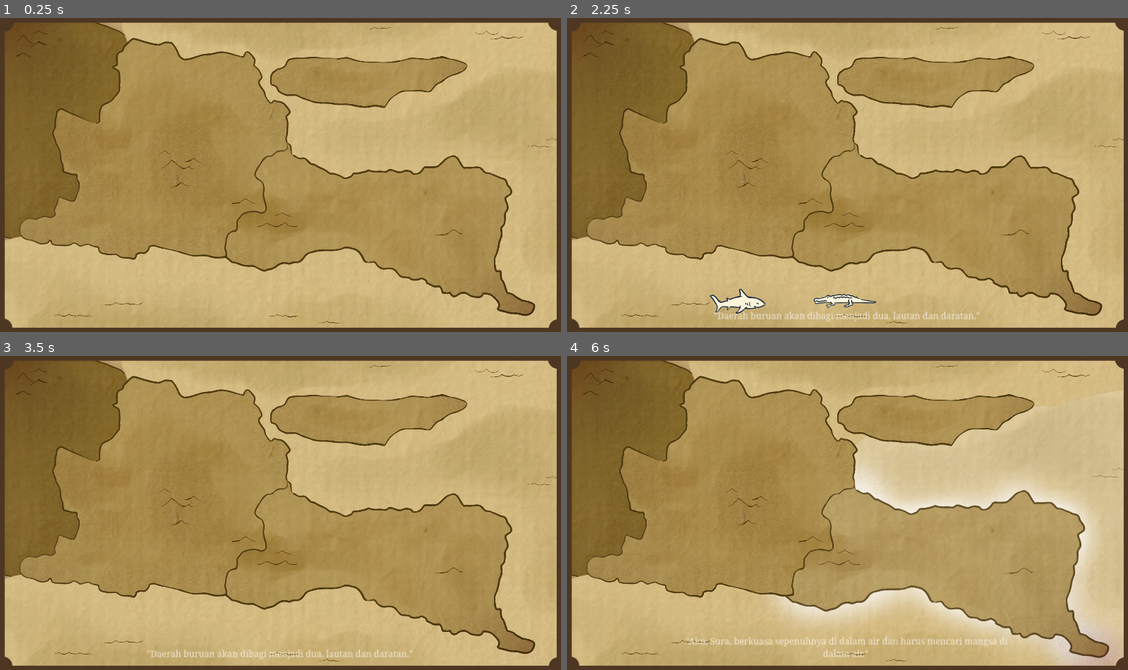
Above: before the commit, frames 1-4 (two rows, left to right).
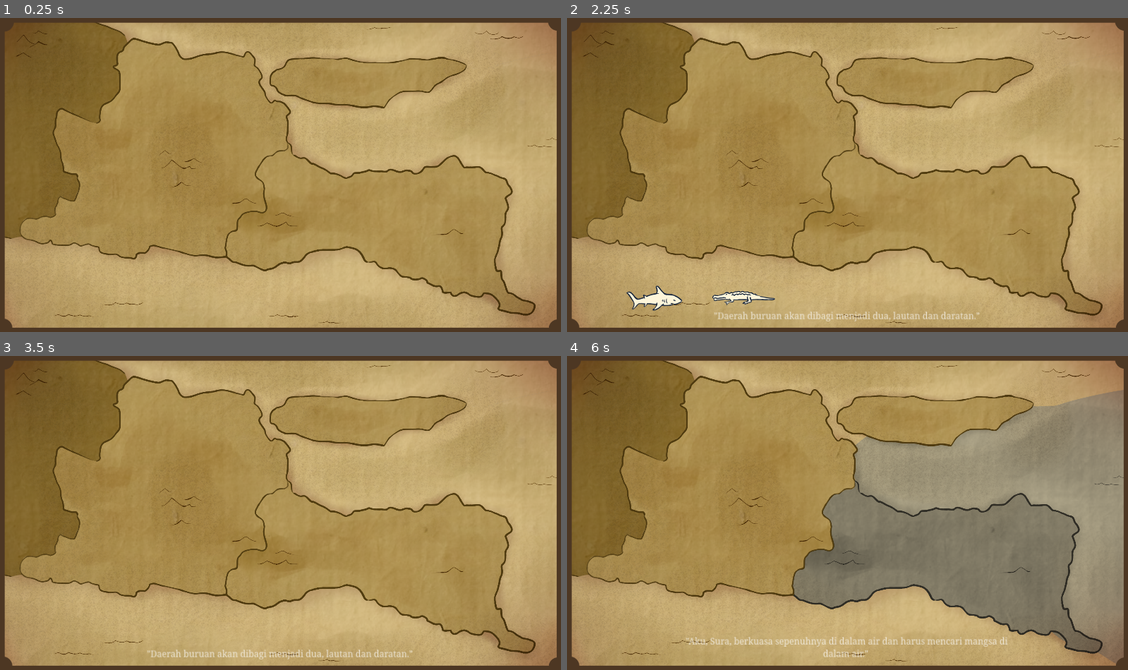
Above: after the commit, the same moments.

Repository: istamarahsan/youma-gemastik-2023
Game: Godot game, scene res://levels/level-3/level_3.tscn
Same seed, same stepped clock (60 frames per second), same inputs: the game is played once before the commit and once after it. This scene is started directly instead of the project's main scene.
Inputs (mouse positions are in pixels of both pictures, inside the frame that each line leads up to; where the layout moved, square brackets give the same spot in the first picture):
- Up to frame 1 (0.25 s): no input
- Up to frame 2 (2.25 s): tap Enter at 0.5 s; move the mouse to (937, 80) at 0.52 s; click (937, 80) at 0.67 s; click (886, 77) [892, 80] at 1.25 s; tap Space at 2 s; move the mouse to (830, 297) at 2.02 s; click (830, 297) at 2.17 s
- Up to frame 3 (3.5 s): click (173, 635) [280, 638] at 2.75 s
- Up to frame 4 (6 s): tap Enter at 3.5 s; move the mouse to (1060, 443) at 3.52 s; click (1060, 443) at 3.67 s; click (982, 472) [993, 469] at 4.25 s; tap Space at 5 s; move the mouse to (819, 575) at 5.02 s; click (819, 575) at 5.17 s; click (993, 553) at 5.75 s

The runs differ from the first frame. In frame 1, 9.0% of the frame differs, in the area x 0-100%, y 1-99%; in frame 2, 10%; in frame 3, 9.0%; in frame 4, 41%.

Commit message:
level 3 visual fixes

Diff:
--- a/levels/level-3/map_action_select_menu.tscn
+++ b/levels/level-3/map_action_select_menu.tscn
@@ -6,6 +6,8 @@
 [ext_resource type="Texture2D" uid="uid://bee71nxgqps5y" path="res://assets/Buaya.png" id="4_gl33f"]
 
 [node name="MapActionSelectMenu" type="Control"]
+z_index = 50
+z_as_relative = false
 layout_mode = 3
 anchor_right = 0.354
 anchor_bottom = 0.202
--- a/levels/level-3/special_map.tscn
+++ b/levels/level-3/special_map.tscn
@@ -98,9 +98,11 @@
 metadata/_edit_lock_ = true
 
 [node name="Land1" type="Sprite2D" parent="." node_paths=PackedStringArray("area2D", "action_menu")]
+z_index = -2
+z_as_relative = false
 material = SubResource("ShaderMaterial_tfcv5")
-position = Vector2(1261, 220)
 texture = ExtResource("6_xv33b")
+centered = false
 script = ExtResource("6_jbi6i")
 area2D = NodePath("../Land1TouchClickArea")
 action_menu = NodePath("MapActionSelectMenu")
@@ -110,13 +112,16 @@
 metadata/_edit_lock_ = true
 
 [node name="MapActionSelectMenu" parent="Land1" instance=ExtResource("8_d16d1")]
-anchors_preset = 15
-anchor_right = 1.0
-anchor_bottom = 1.0
-offset_left = -171.0
-offset_top = -55.0
-offset_right = -774.0
-offset_bottom = -311.0
+anchors_preset = 0
+anchor_right = 0.0
+anchor_bottom = 0.0
+offset_left = 1019.0
+offset_top = 112.0
+offset_right = 1464.0
+offset_bottom = 305.0
+grow_horizontal = 1
+grow_vertical = 1
+metadata/_edit_use_anchors_ = true
 
 [node name="Land1TouchClickArea" type="Area2D" parent="."]
 monitoring = false
@@ -131,8 +136,8 @@
 
 [node name="Land2" type="Sprite2D" parent="." node_paths=PackedStringArray("area2D", "action_menu")]
 material = SubResource("ShaderMaterial_a3fyr")
-position = Vector2(1270, 684)
 texture = ExtResource("7_pjsrc")
+centered = false
 script = ExtResource("6_jbi6i")
 area2D = NodePath("../Land2TouchClickArea")
 action_menu = NodePath("MapActionSelectMenu2")
@@ -142,13 +147,16 @@
 metadata/_edit_lock_ = true
 
 [node name="MapActionSelectMenu2" parent="Land2" instance=ExtResource("8_d16d1")]
-anchors_preset = 15
-anchor_right = 1.0
-anchor_bottom = 1.0
-offset_left = -199.0
-offset_top = -76.0
-offset_right = -991.0
-offset_bottom = -736.0
+anchors_preset = 0
+anchor_right = 0.0
+anchor_bottom = 0.0
+offset_left = 1115.0
+offset_top = 600.0
+offset_right = 1520.0
+offset_bottom = 755.0
+grow_horizontal = 1
+grow_vertical = 1
+metadata/_edit_use_anchors_ = true
 
 [node name="Land2TouchClickArea" type="Area2D" parent="."]
 metadata/_edit_lock_ = true
@@ -159,8 +167,8 @@
 
 [node name="Land3" type="Sprite2D" parent="." node_paths=PackedStringArray("area2D", "action_menu")]
 material = SubResource("ShaderMaterial_jb7mn")
-position = Vector2(562, 474)
 texture = ExtResource("8_8tqln")
+centered = false
 script = ExtResource("6_jbi6i")
 area2D = NodePath("../Land3TouchClickArea")
 action_menu = NodePath("MapActionSelectMenu3")
@@ -170,13 +178,15 @@
 metadata/_edit_lock_ = true
 
 [node name="MapActionSelectMenu3" parent="Land3" instance=ExtResource("8_d16d1")]
-anchors_preset = 15
-anchor_right = 1.0
-anchor_bottom = 1.0
-offset_left = -197.0
-offset_top = -22.0
-offset_right = -884.0
-offset_bottom = -852.0
+anchors_preset = 0
+anchor_right = 0.0
+anchor_bottom = 0.0
+offset_left = 348.0
+offset_top = 409.0
+offset_right = 867.0
+offset_bottom = 551.0
+grow_horizontal = 1
+grow_vertical = 1
 
 [node name="Land3TouchClickArea" type="Area2D" parent="."]
 monitoring = false
@@ -190,7 +200,6 @@
 [node name="Sea1" type="Sprite2D" parent="." node_paths=PackedStringArray("area2D", "action_menu")]
 z_index = -10
 z_as_relative = false
-position = Vector2(0, 518)
 texture = ExtResource("20_vbgtt")
 centered = false
 script = ExtResource("6_jbi6i")
@@ -201,10 +210,15 @@
 metadata/_edit_lock_ = true
 
 [node name="MapActionSelectMenu" parent="Sea1" instance=ExtResource("8_d16d1")]
-offset_left = 430.0
-offset_top = 396.0
-offset_right = 430.32
-offset_bottom = 395.84
+anchors_preset = 0
+anchor_right = 0.0
+anchor_bottom = 0.0
+offset_left = 178.0
+offset_top = 879.0
+offset_right = 735.0
+offset_bottom = 1041.0
+grow_horizontal = 1
+grow_vertical = 1
 
 [node name="Sea1TouchClickArea" type="Area2D" parent="."]
 position = Vector2(901, 954)
@@ -214,12 +228,13 @@
 
 [node name="CollisionPolygon2D" type="CollisionPolygon2D" parent="Sea1TouchClickArea"]
 polygon = PackedVector2Array(-890, -169, -903, -64, -905, 128, 1017, 128, 1012, 93, 659, 43, 274, -119, 3, -60)
+metadata/_edit_lock_ = true
 
 [node name="Sea2" type="Sprite2D" parent="." node_paths=PackedStringArray("area2D", "action_menu")]
 z_index = -5
 z_as_relative = false
-position = Vector2(1333, 579)
 texture = ExtResource("22_uebp1")
+centered = false
 script = ExtResource("6_jbi6i")
 area2D = NodePath("../Sea2TouchClickArea")
 action_menu = NodePath("MapActionSelectMenu")
@@ -227,10 +242,15 @@
 highlight_texture = ExtResource("18_kkxsx")
 
 [node name="MapActionSelectMenu" parent="Sea2" instance=ExtResource("8_d16d1")]
-offset_left = 55.0
-offset_top = -285.0
-offset_right = 55.32
-offset_bottom = -285.16
+anchors_preset = 0
+anchor_right = 0.0
+anchor_bottom = 0.0
+offset_left = 1283.0
+offset_top = 315.0
+offset_right = 1842.0
+offset_bottom = 481.0
+grow_horizontal = 1
+grow_vertical = 1
 
 [node name="Sea2TouchClickArea" type="Area2D" parent="."]
 monitoring = false
@@ -242,8 +262,8 @@
 [node name="Sea3" type="Sprite2D" parent="." node_paths=PackedStringArray("area2D", "action_menu")]
 z_index = -5
 z_as_relative = false
-position = Vector2(1091, 269)
 texture = ExtResource("23_mruk0")
+centered = false
 script = ExtResource("6_jbi6i")
 area2D = NodePath("../Sea3TouchClickArea")
 action_menu = NodePath("MapActionSelectMenu")
@@ -252,10 +272,16 @@
 metadata/_edit_lock_ = true
 
 [node name="MapActionSelectMenu" parent="Sea3" instance=ExtResource("8_d16d1")]
-offset_left = -325.0
-offset_top = -258.0
-offset_right = -324.68
-offset_bottom = -258.16
+anchors_preset = 0
+anchor_right = 0.0
+anchor_bottom = 0.0
+offset_left = 918.0
+offset_top = -24.0
+offset_right = 1598.0
+offset_bottom = 194.0
+grow_horizontal = 1
+grow_vertical = 1
+metadata/_edit_use_anchors_ = true
 
 [node name="Sea3TouchClickArea" type="Area2D" parent="."]
 position = Vector2(1682, 301)
Binary file changed: assets/cutscene/8.png
Binary file changed: assets/maps/Map/Land 1 (Highlight).png
Binary file changed: assets/maps/Map/Land 1.png
Binary file changed: assets/maps/Map/Land 2 (Highlight).png
Binary file changed: assets/maps/Map/Land 2.png
Binary file changed: assets/maps/Map/Land 3 (Highlight).png
Binary file changed: assets/maps/Map/Land 3.png
Binary file changed: assets/maps/Map/Sea 1 (Highlight).png
Binary file changed: assets/maps/Map/Sea 1.png
Binary file changed: assets/maps/Map/Sea 2 (Highlight).png
Binary file changed: assets/maps/Map/Sea 2.png
Binary file changed: assets/maps/Map/Sea 3 (Highlight).png
(and 4 more such lines)
